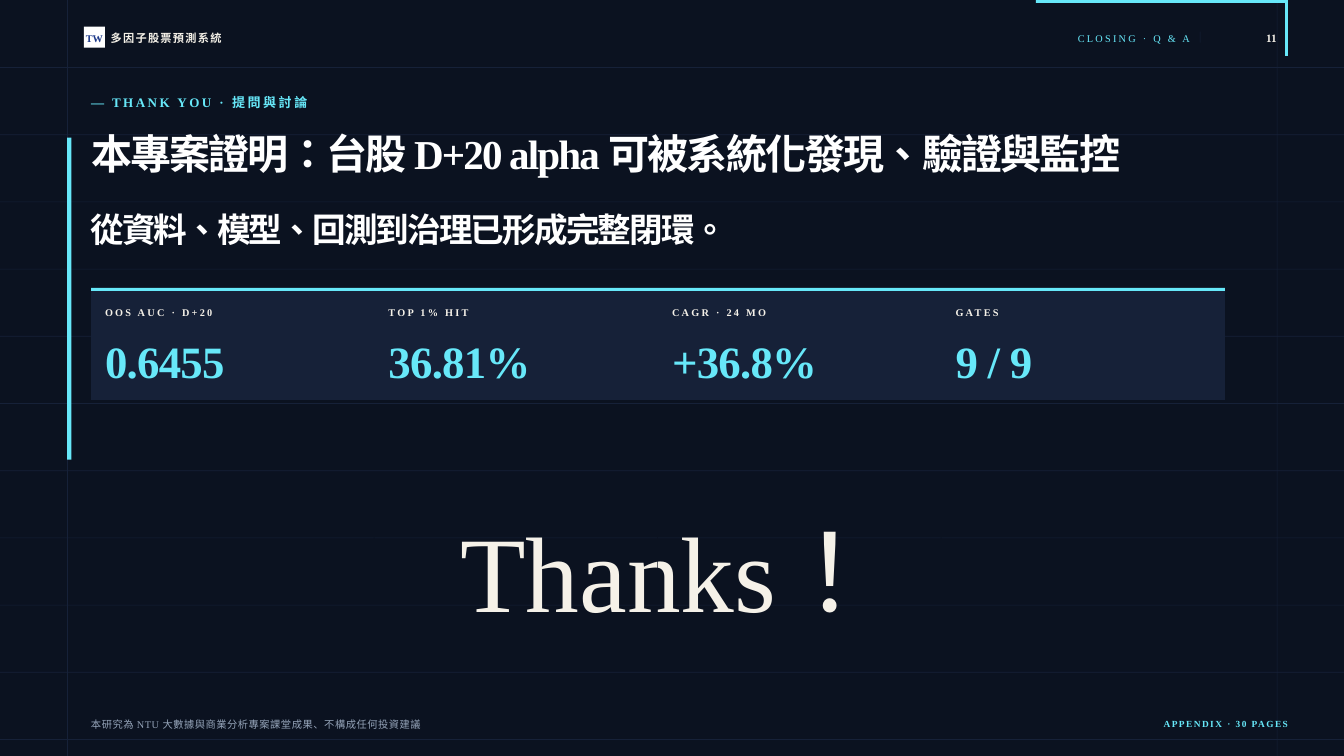
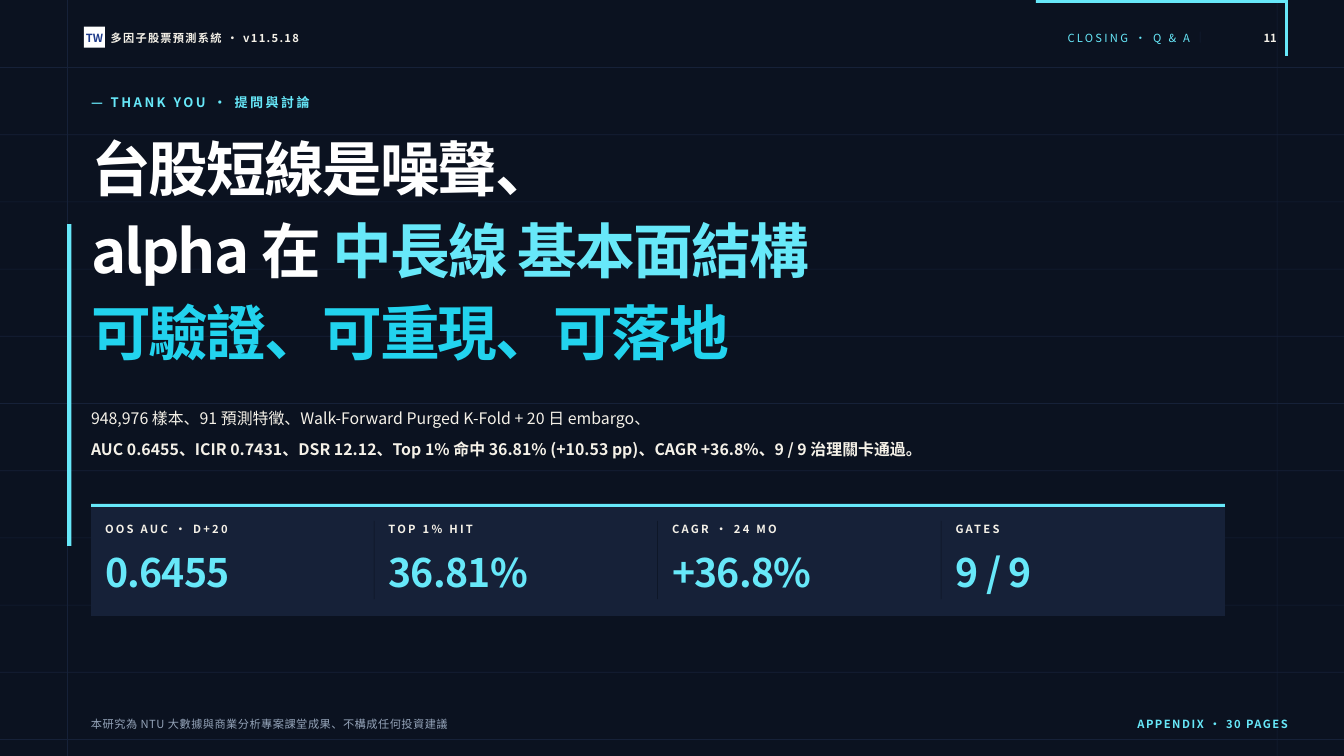
Before and after one commit to andychen050229-cell/taiwan-stock-multifactor, a slide deck: slide 11 of 台股多因子預測系統_v11.5.18_課堂簡報.pptx. Drawn at 1344x756 pixels with LibreOffice and Linux fonts; fonts in the diff are those of the drawing. Boxes give left, top, right and bottom in pixels: in the first picture for what was removed or moved away, otherwise in the second. Text is boxed around its words. In the diff, an @@ line names an element or a change of style, - is before the commit and + after.

```diff
--- a/台股多因子預測系統_v11.5.18_課堂簡報.pptx
+++ b/台股多因子預測系統_v11.5.18_課堂簡報.pptx
@@ text "11" at (1264, 33, 1277, 42): font Times New Roman to Noto Sans CJK TC @@
@@ text at (111, 31, 279, 46): text changed; font Times New Roman to Noto Sans CJK TC @@
-多因子股票預測系統
+多因子股票預測系統 · v11.5.18
@@ text "— THANK YOU · 提問與討論" at (111, 93, 310, 111): font Times New Roman to Noto Sans CJK TC @@
@@ text at (91, 139, 809, 361): text changed; size 44 to 64 pt; font Times New Roman to Noto Sans CJK TC @@
-本專案證明：台股 D+20 alpha 可被系統化發現、驗證與監控
+台股短線是噪聲、
+alpha 在 中長線 基本面結構
+可驗證、可重現、可落地
@@ rectangle: place and size @@
-rectangle at (67, 138, 71, 460)
+rectangle at (67, 224, 71, 546)
@@ text removed at (90, 213, 726, 245) @@
-從資料、模型、回測到治理已形成完整閉環。
@@ text at (91, 410, 921, 459): text changed; size 115 to 17 pt; font Times New Roman to Noto Sans CJK TC; bold on @@
-Thanks！
+948,976 樣本、91 預測特徵、Walk-Forward Purged K-Fold + 20 日 embargo、
+AUC 0.6455、ICIR 0.7431、DSR 12.12、Top 1% 命中 36.81% (+10.53 pp)、CAGR +36.8%、9 / 9 治理關卡通過。
@@ text "948,976 樣本、91 預測特徵、Walk-Forward Purged K-Fold ..." at (91, 410, 921, 459): vertical alignment middle to top @@
@@ 8 texts, 2 rectangles: place and size @@
-8 texts, 2 rectangles at (91, 288, 1225, 401)
+8 texts, 2 rectangles at (91, 504, 1225, 616)
@@ size 11 to 12 pt, font Times New Roman to Noto Sans CJK TC in 7 elements at (86, 33, 103, 42), (1153, 33, 1190, 44), (91, 718, 448, 729), (105, 524, 228, 533), (388, 524, 473, 533), (672, 524, 776, 533), (956, 519, 1211, 535) @@
@@ size 48 to 42 pt, font Times New Roman to Noto Sans CJK TC in 4 elements at (105, 557, 230, 588), (388, 557, 527, 588), (672, 557, 811, 588), (956, 557, 1032, 588) @@
@@ text "APPENDIX · 30 PAGES" at (1106, 712, 1288, 733): size 10 to 12 pt, font Times New Roman to Noto Sans CJK TC @@
```
Also in this commit, not shown: 40 other slides changed, 44 other files.
